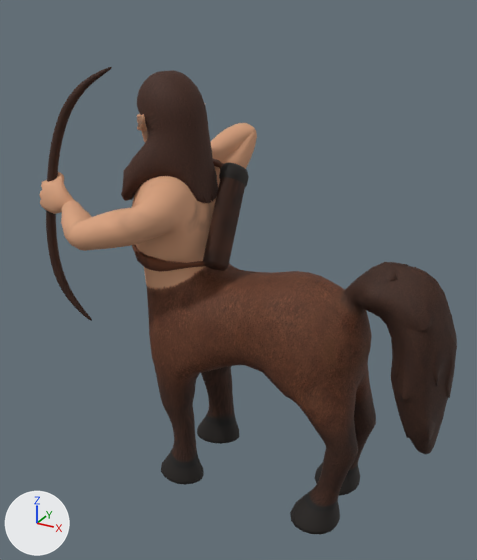
The FBX model Assets/HellsChicken/Art/Animation/Characters/Centaur.fbx, before and after one commit.
Camera for both pictures: a 50 mm camera at (0.94, -2.03, 1.89) aimed at (-0.2, 0.03, 0.85). The lights are fixed; the arrows at lower left show +X, +Y and +Z. Both versions are drawn at frame 16 of the action 'Centaur|Shoot'; the numbers are the values there.

In view in the first picture: 'Centaur_mesh'.
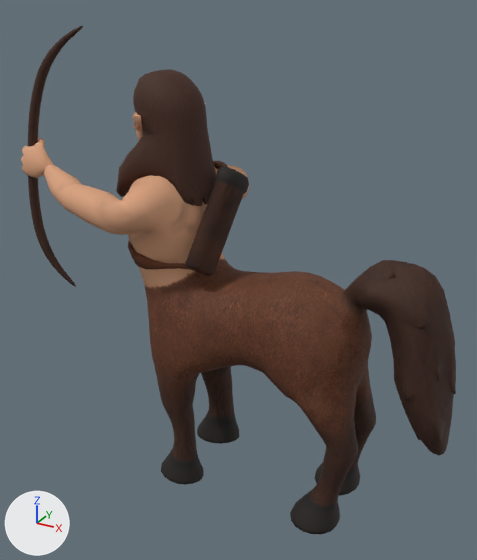
Commit message: fixed centaur

Location of each change, [x1, y1, x2, y2] in pixels of the pictures (477 x 560 px):
'Centaur_mesh', posed (9% taller)
    before: [39, 67, 457, 534]
    after: [21, 26, 456, 534]
bone 'arm1R', root to tip
    before: (146, 219) to (82, 233)
    after: (125, 216) to (74, 195)
bone 'arm2R', root to tip
    before: (82, 233) to (69, 204)
    after: (74, 195) to (49, 168)
bone 'head.002', root to tip
    before: (175, 93) to (161, 108)
    after: (174, 93) to (151, 105)
bone 'arm1L', root to tip
    before: (218, 182) to (249, 129)
    after: (233, 186) to (203, 186)
bone 'arm2L', root to tip
    before: (249, 129) to (193, 167)
    after: (203, 186) to (151, 194)
bone 'tail1', root to tip
    before: (353, 300) to (381, 287)
    after: (353, 300) to (380, 285)
bone 'tail2', root to tip
    before: (381, 287) to (414, 293)
    after: (380, 285) to (414, 290)
bone 'tail3', root to tip
    before: (414, 293) to (423, 334)
    after: (414, 290) to (421, 332)
bone 'tail4', root to tip
    before: (423, 334) to (422, 377)
    after: (421, 332) to (425, 376)
bone 'handIKL', root to tip
    before: (193, 167) to (195, 166)
    after: (151, 194) to (153, 192)
bone 'handIKR', root to tip
    before: (69, 204) to (67, 205)
    after: (49, 168) to (48, 168)

What the commit changed:
Bone 'trunk2' (bone_trunk2) turns from (0, 0, 0) to (0, -17, 0) degrees about its own x, y and z.
Bone 'arm1R' (bone_arm1r) turns from (21, 25, 85) to (-1, 38, 89) degrees about its own x, y and z.
Bone 'arm2R' (bone_arm2r) turns from (-14, 7, 48) to (-5, 1, 15) degrees about its own x, y and z.
Bone 'head.002' (bone_head_002) turns from (-1, 18, -28) to (10, -2, 1) degrees about its own x, y and z.
Bone 'arm1L' (bone_arm1l) turns from (90, 26, 52) to (-10, -21, 82) degrees about its own x, y and z.
Bone 'arm2L' (bone_arm2l) turns from (5, -15, 143) to (9, -9, 94) degrees about its own x, y and z.
Bone 'tail1' (bone_tail1) turns from (3, 0, 0) to (5, 0, 0) degrees about its own x, y and z.
Bone 'tail2' (bone_tail2) turns from (1, 0, 0) to (2, 0, 0) degrees about its own x, y and z.
Bone 'tail3' (bone_tail3) turns from (3, 0, -1) to (-4, 0, -1) degrees about its own x, y and z.
Bone 'tail4' (bone_tail4) turns from (1, 0, 0) to (11, 0, -2) degrees about its own x, y and z.
Bone 'handIKL' (bone_handikl) moves from (-0.092, 0.068, 0.629) to (-0.234, -0.044, 0.726).
Bone 'handIKL' (bone_handikl) turns from (38, 159, -60) to (44, 140, 6) degrees about its own x, y and z.
Bone 'handIKR' (bone_handikr) moves from (-0.541, -0.054, -0.59) to (-0.675, 0.066, -0.618).
Bone 'handIKR' (bone_handikr) turns from (72, -7, -105) to (72, -7, -103) degrees about its own x, y and z.
